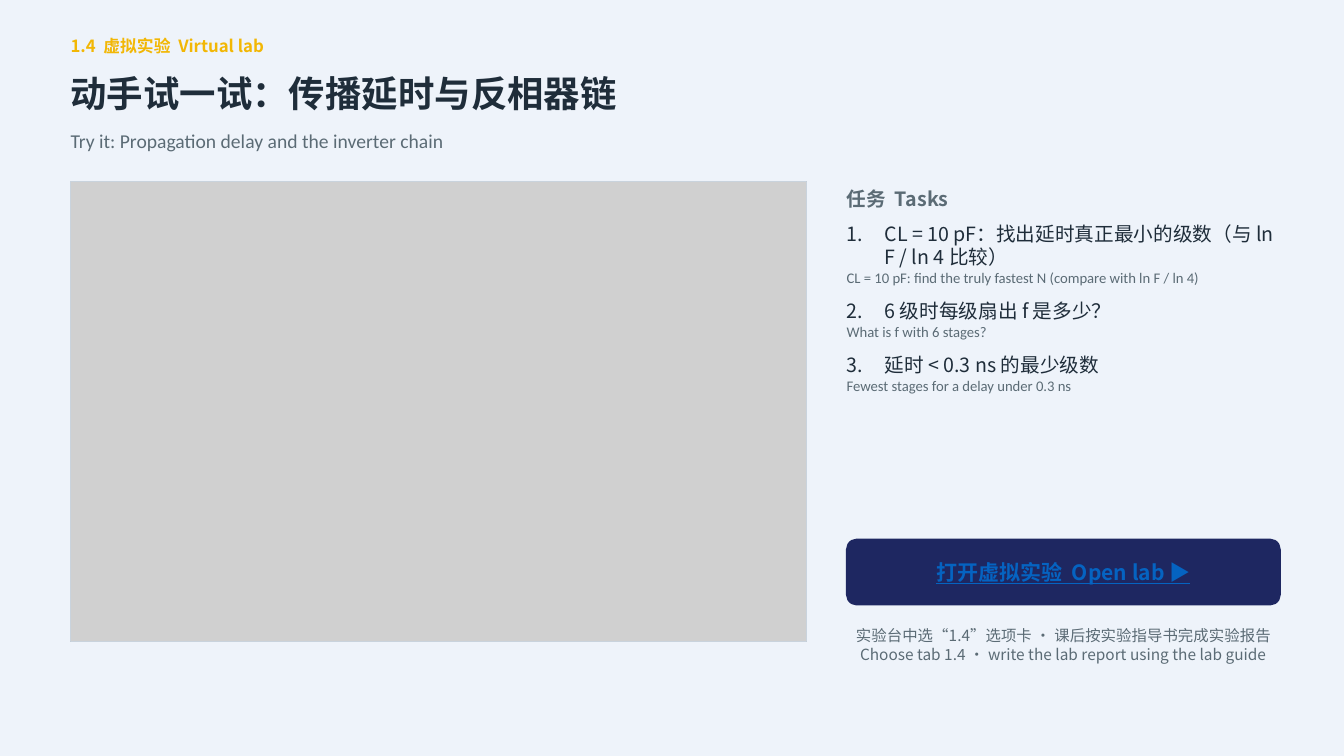
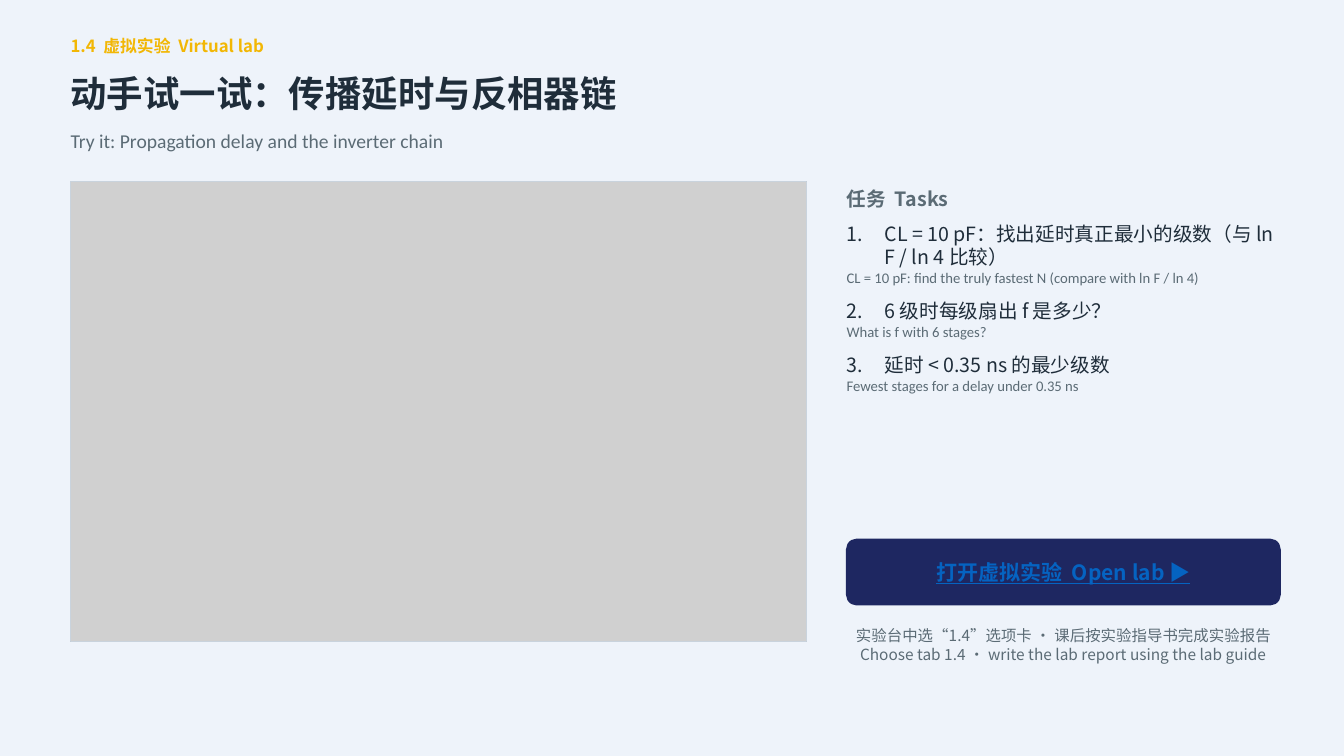
Before and after one commit to eddiezgq/WenQuest, a slide deck: slide 21 of samples/数字集成电路设计/课程资料/第1章 CMOS反相器/第一章课件.pptx. Drawn at 1344x756 pixels with LibreOffice and Linux fonts; fonts in the diff are those of the drawing; grey boxes stand for pictures. Boxes give left, top, right and bottom in pixels: in the first picture for what was removed or moved away, otherwise in the second. Text is boxed around its words. In the diff, an @@ line names an element or a change of style, - is before the commit and + after.

```diff
--- a/samples/数字集成电路设计/课程资料/第1章 CMOS反相器/第一章课件.pptx
+++ b/samples/数字集成电路设计/课程资料/第1章 CMOS反相器/第一章课件.pptx
@@ text at (847,355,1110,394): text changed @@
-1. 延时 < 0.3 ns 的最少级数
-Fewest stages for a delay under 0.3 ns
+1. 延时 < 0.35 ns 的最少级数
+Fewest stages for a delay under 0.35 ns
```
Also in this commit, not shown: 11 other slides changed, 55 other files.
